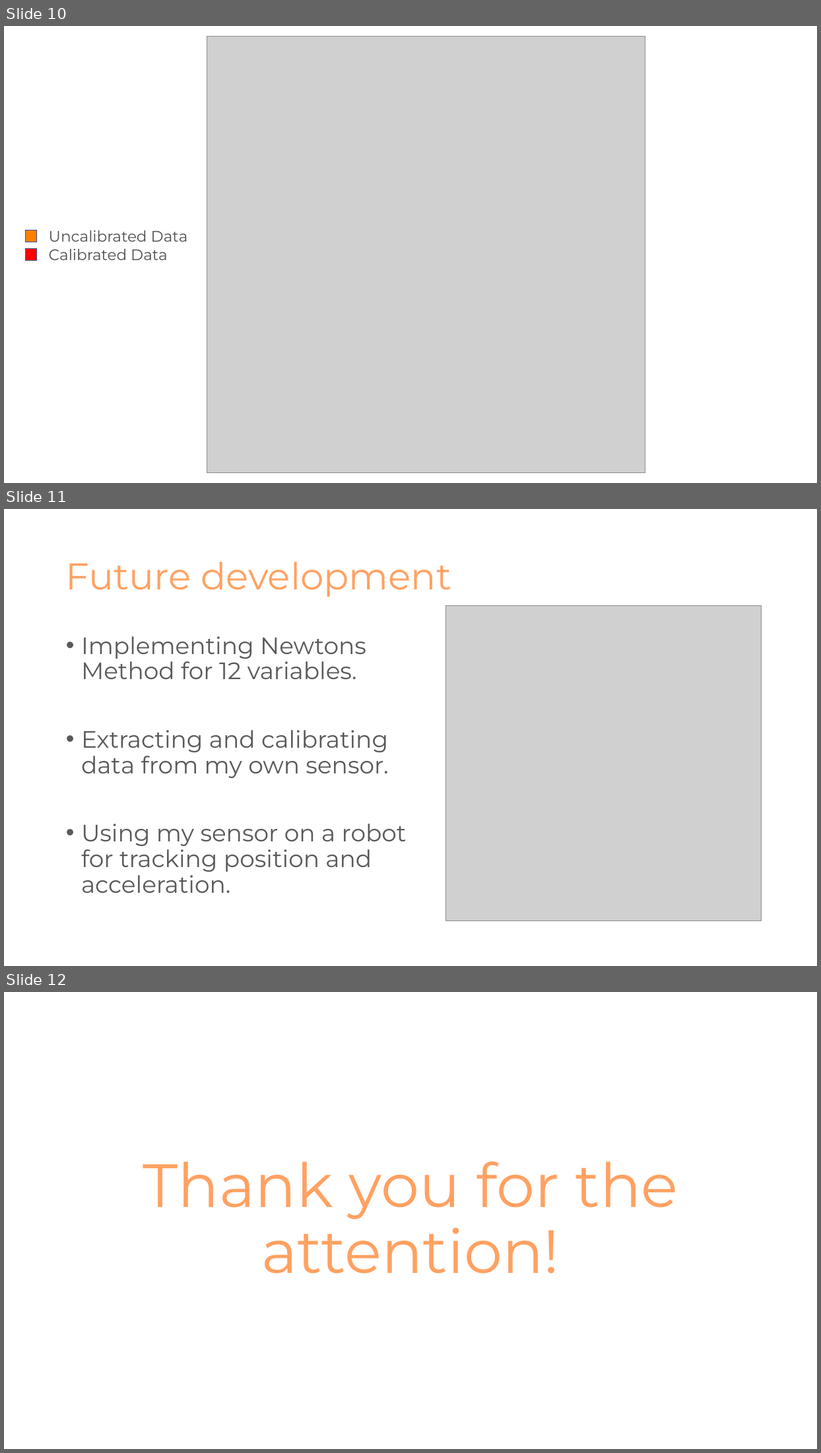
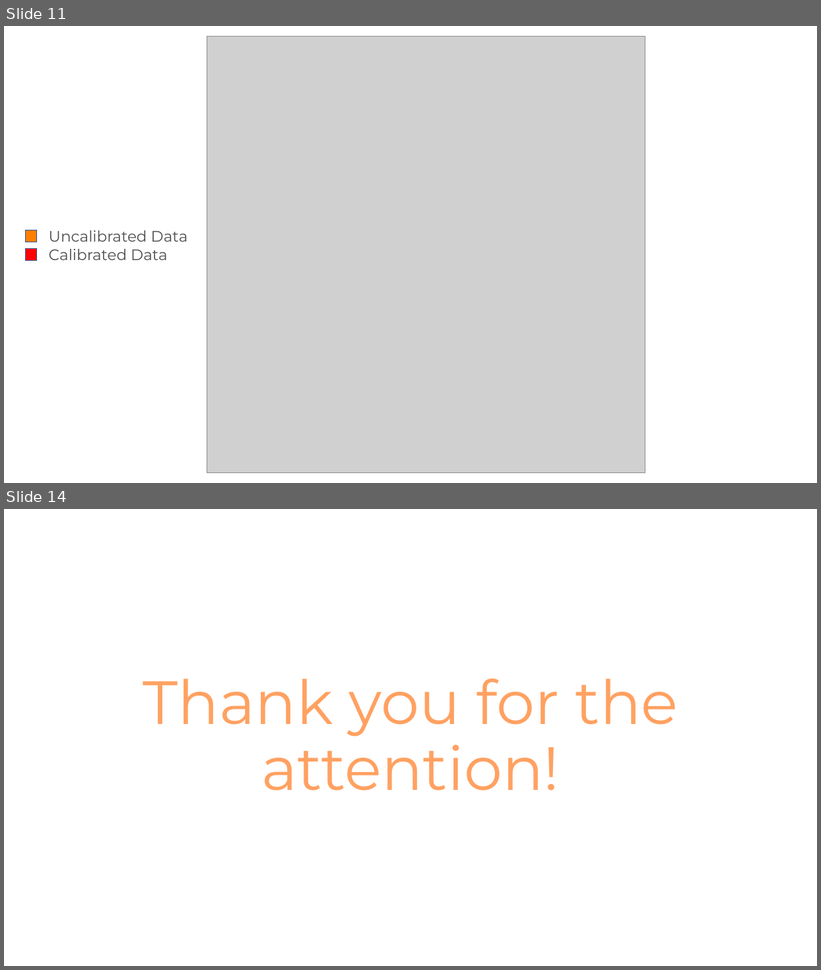
Before and after one commit to NikolaTotev/AMMRP-Course-Project, a slide deck: Presentation Materials/Калибриране на MEMS Акселерометри.pptx. Shown one above the other, each under a label of ours: slides 10, 11 and 12 before the commit, slides 11 and 14 after it; the slides between them are not shown. The pictures are 821x1453 and 821x970 pixels, drawn with LibreOffice and Linux fonts; fonts in the diff are those of the drawing; grey boxes stand for pictures. Boxes give left, top, right and bottom in pixels: in the first picture for what was removed or moved away, otherwise in the second. Text is boxed around its words. In the diff, an @@ line names an element or a change of style, - is before the commit and + after.

```diff
--- a/Presentation Materials/Калибриране на MEMS Акселерометри.pptx
+++ b/Presentation Materials/Калибриране на MEMS Акселерометри.pptx
@@ slide 11 removed at [4,509,817,966], background #FFFFFF @@
@@ title removed at [66,562,451,597] @@
-Future development
@@ picture removed at [446,606,762,921] @@
@@ text removed at [81,636,407,893] @@
-• Implementing Newtons Method for 12 variables.
-• Extracting and calibrating data from my own sensor.
-• Using my sensor on a robot for tracking position and acceleration.
@@ what was slide 10 is now slide 11 @@
@@ what was slide 12 is now slide 14 @@
```
Also in this commit, not shown: 2 slides changed, 3 slides added, 10 other files.
